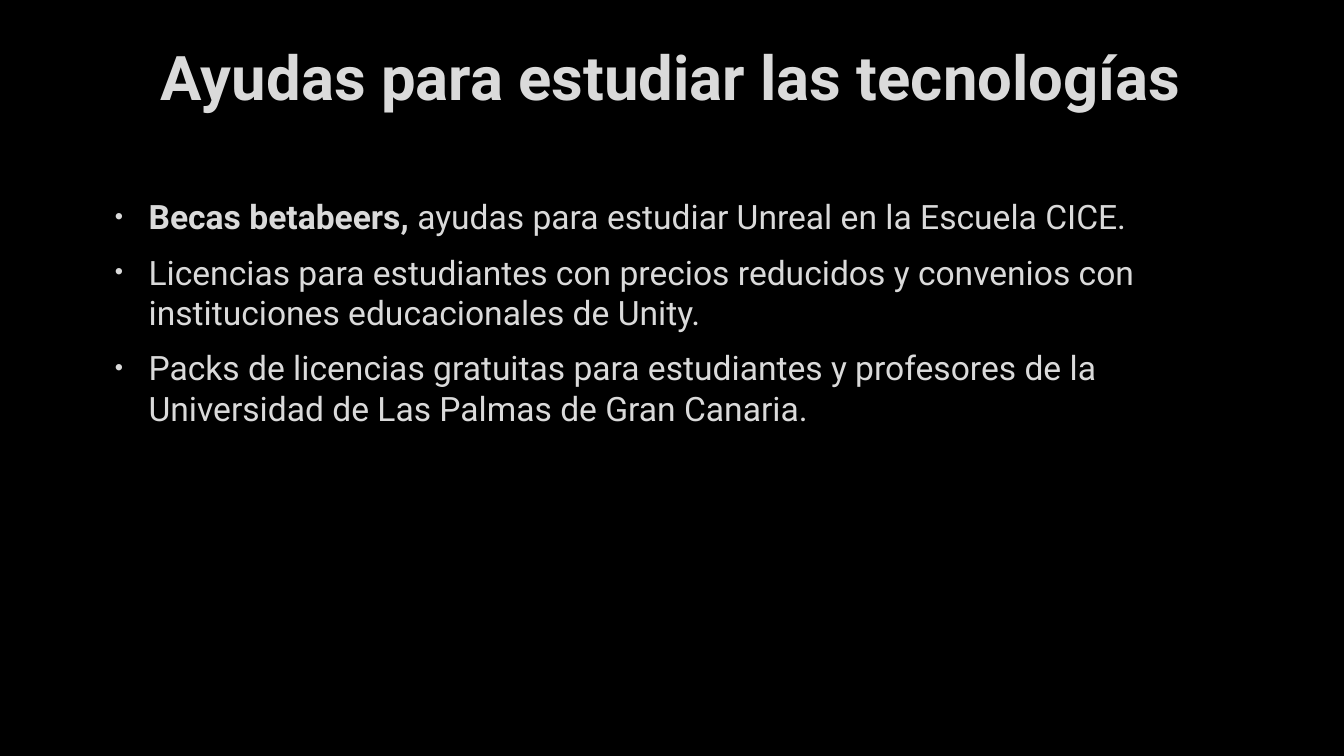
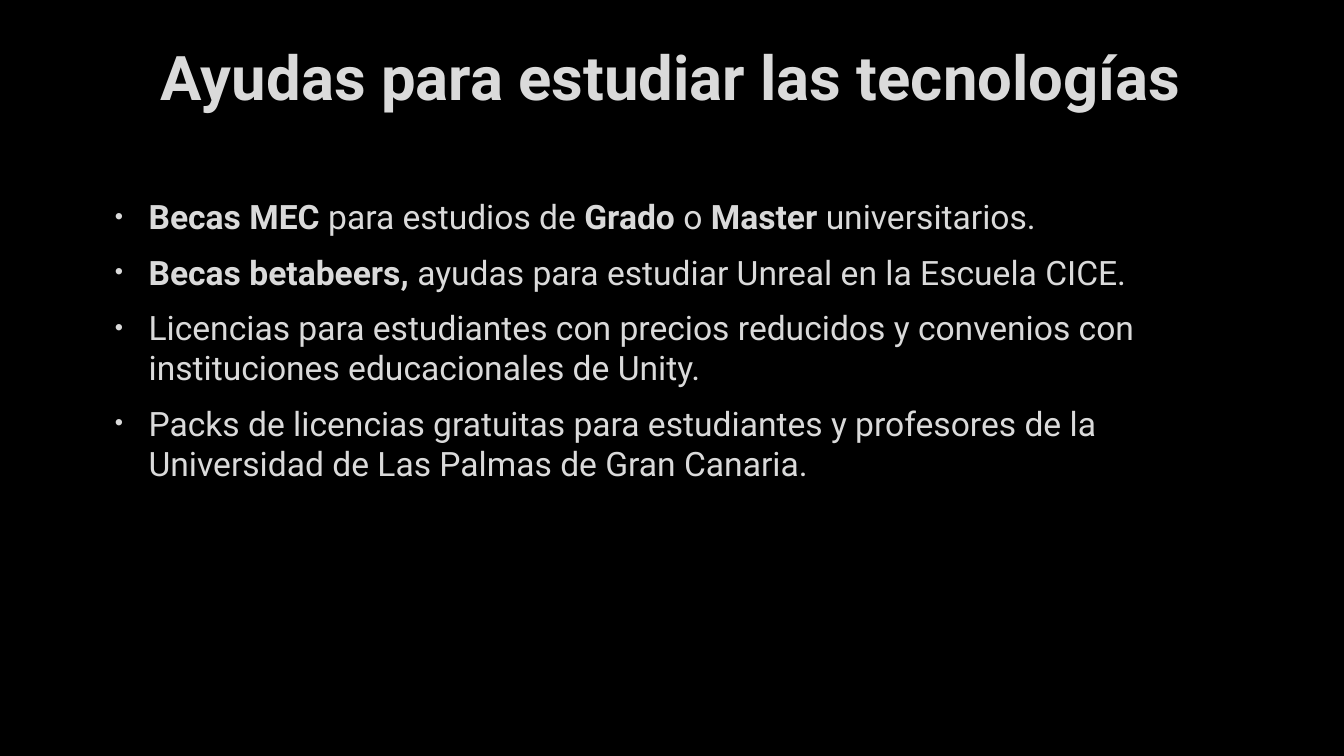
Before and after one commit to laiapc/TG1, a slide deck: slide 13 of Presentación TG1.pptx. Drawn at 1344x756 pixels with LibreOffice and Linux fonts; fonts in the diff are those of the drawing; background and template pictures are left out. Boxes give left, top, right and bottom in pixels: in the first picture for what was removed or moved away, otherwise in the second. Text is boxed around its words. In the diff, an @@ line names an element or a change of style, - is before the commit and + after.

```diff
--- a/Presentación TG1.pptx
+++ b/Presentación TG1.pptx
@@ text at bbox=[149, 203, 1036, 236]: paragraph added @@
+• Becas MEC para estudios de Grado o Master universitarios.
```
Also in this commit, not shown: 4 other slides changed, 2 slides added, 2 slides removed, 1 other file.
